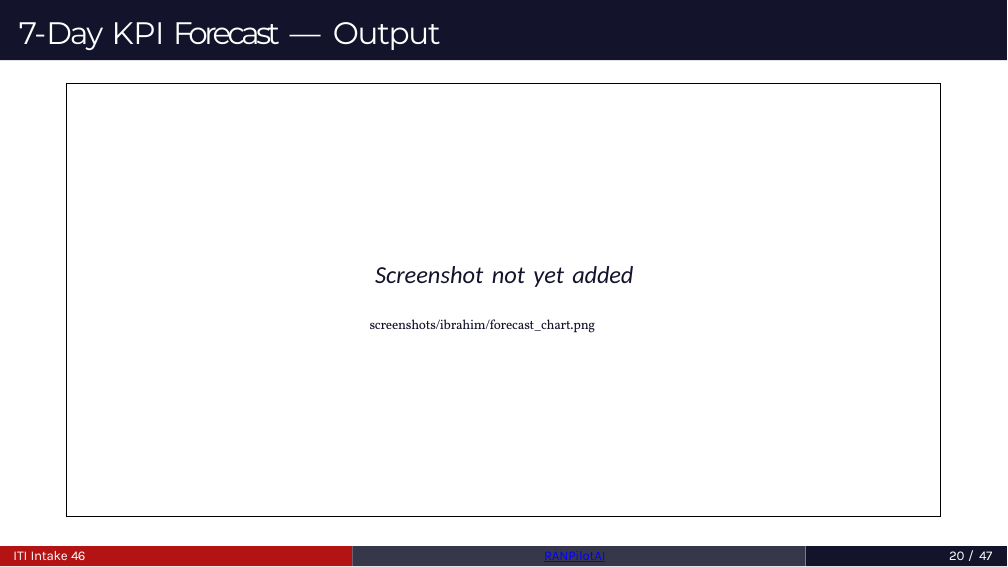
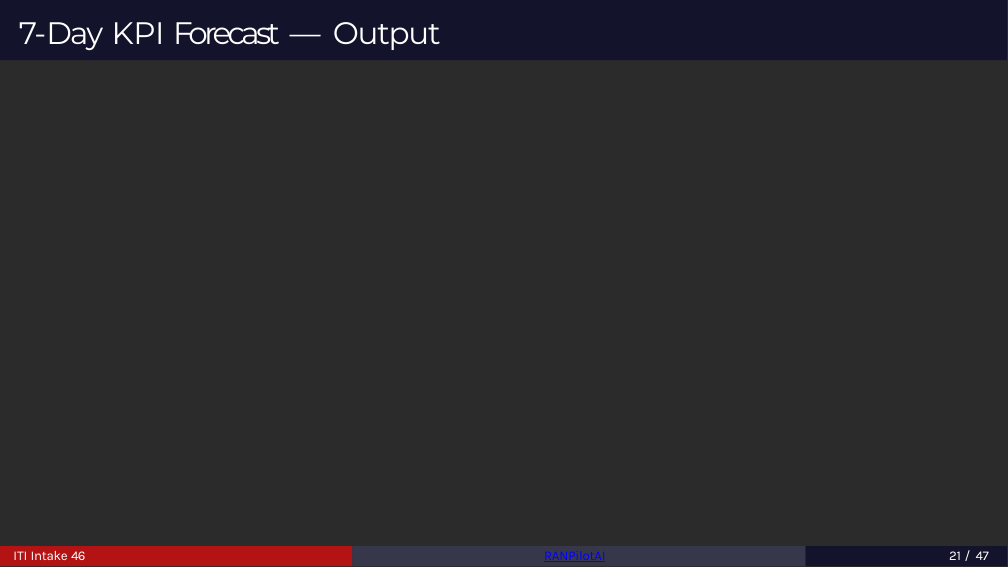
Before and after one commit to MahmoudAshrafYadem/ITI-Graduation_project, a slide deck: slide 21 of RANPilotAi_Graduation_Project_BOOK/presentation.pptx (slide 20 before the commit). Drawn at 1008x567 pixels with LibreOffice and Linux fonts; fonts in the diff are those of the drawing; background and template pictures are left out; a plain dark background stands for a picture behind light text. Boxes give left, top, right and bottom in pixels: in the first picture for what was removed or moved away, otherwise in the second. Text is boxed around its words. In the diff, an @@ line names an element or a change of style, - is before the commit and + after.

```diff
--- a/RANPilotAi_Graduation_Project_BOOK/presentation.pptx
+++ b/RANPilotAi_Graduation_Project_BOOK/presentation.pptx
@@ background #FFFFFF to picture (left out) @@
@@ text removed at [370, 266, 633, 333] @@
-Screenshot not yet added
-screenshots/ibrahim/forecast_chart.png
@@ group removed at [65, 83, 939, 516]: 4 freeform shapes @@
@@ page number at [949, 551, 989, 560]: text changed @@
-20 / 47
+21 / 47
```
Also in this commit, not shown: 7 other slides changed, 1 slide added.
